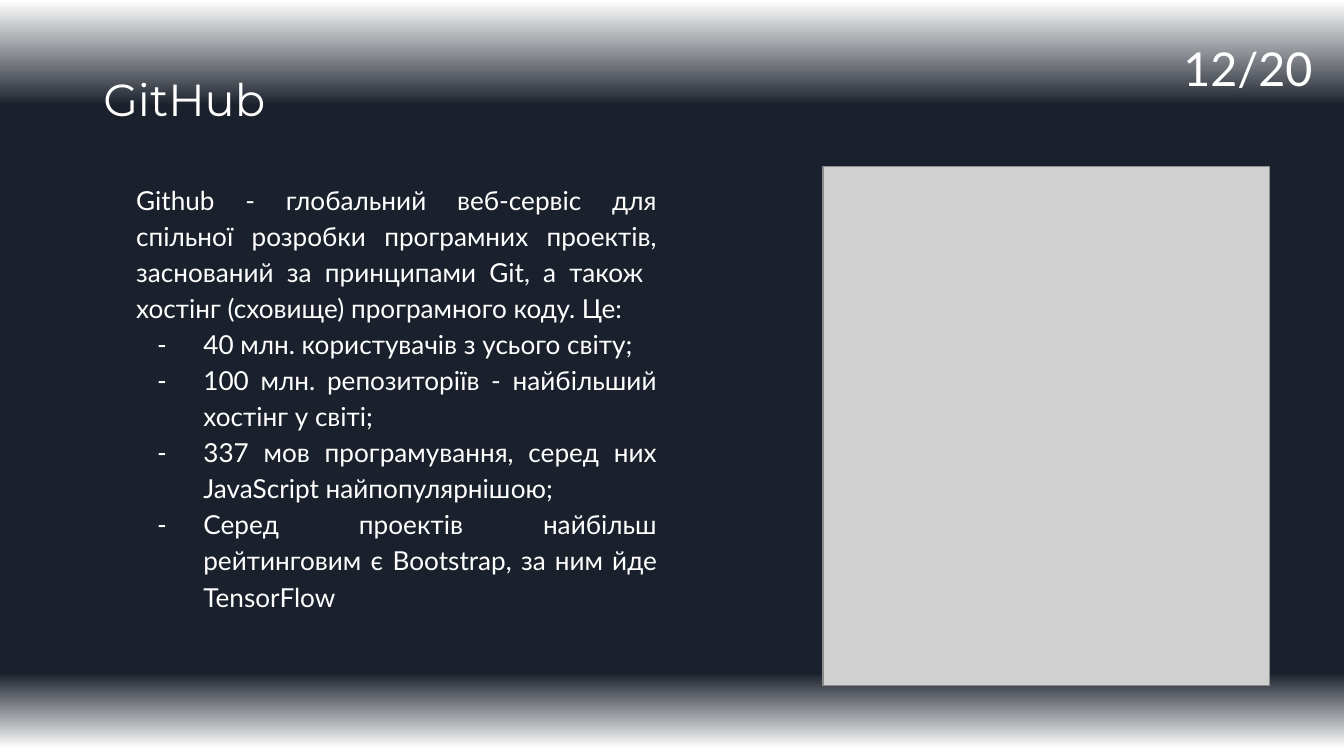
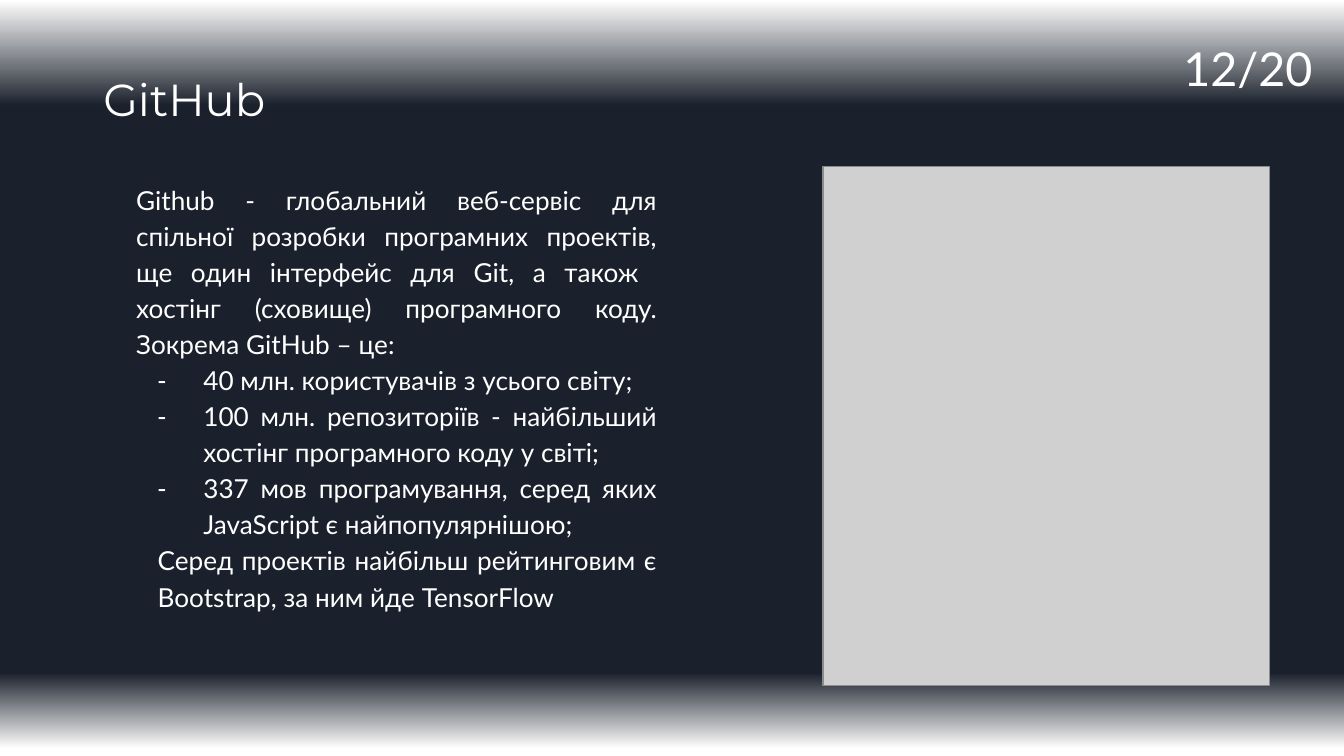
Before and after one commit to Alex-Arn/IT-carrer-Seminars, a slide deck: slide 12 of Seminar1_Github_v02.pptx. Drawn at 1344x756 pixels with LibreOffice and Linux fonts; fonts in the diff are those of the drawing; grey boxes stand for pictures. Boxes give left, top, right and bottom in pixels: in the first picture for what was removed or moved away, otherwise in the second. Text is boxed around its words. In the diff, an @@ line names an element or a change of style, - is before the commit and + after.

Commit message:
Final Release Version

```diff
--- a/Seminar1_Github_v02.pptx
+++ b/Seminar1_Github_v02.pptx
@@ text at [136,190,657,359]: text changed @@
-Github - глобальний веб-сервіс для спільної розробки програмних проектів, заснований за принципами Git, а також хостінг (сховище) програмного коду. Це:
+Github - глобальний веб-сервіс для спільної розробки програмних проектів, ще один інтерфейс для Git, а також хостінг (сховище) програмного коду. Зокрема GitHub – це:
@@ text at [203,407,657,539]: text changed @@
-– 100 млн. репозиторіїв - найбільший хостінг у світі;
-– 337 мов програмування, серед них JavaScript найпопулярнішою;
+– 100 млн. репозиторіїв - найбільший хостінг програмного коду у світі;
+– 337 мов програмування, серед яких JavaScript є найпопулярнішою;
@@ text at [158,551,657,611]: bullet - to none @@
```
